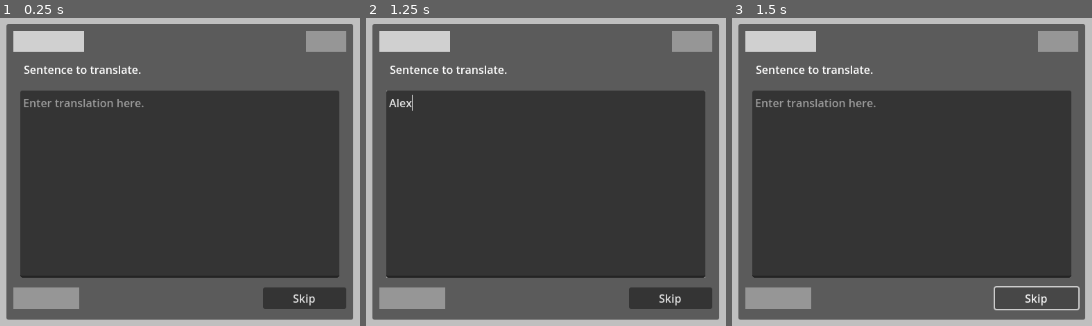
Above: before the commit, frames 1-3 (left to right).
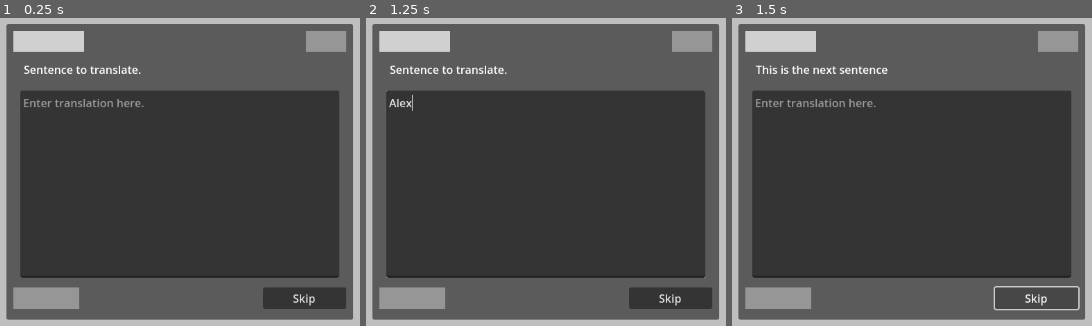
Above: after the commit, the same moments.

Repository: Zombeescott/Sentencevist
Game: Godot game, scene res://translation_page.tscn
Two runs of this game, one before a commit and one after it. Both use one fixed random seed, a clock stepped at 60 frames per second and the inputs below. The project has no main scene, so this scene is started directly.
Inputs (mouse positions are in pixels of both pictures, inside the frame that each line leads up to):
- Up to frame 1 (0.25 s): no input
- Up to frame 2 (1.25 s): click (546, 184) at 0.52 s; type "Alex" at 0.6 s
- Up to frame 3 (1.5 s): click "Skip" at 1.25 s

Frames 1-2 are identical in both runs. In frame 3, 0.6% of the frame differs, in the area x 6-44%, y 15-19%.

Commit message:
deleted something on accident

Diff:
--- a/translation_page.gd
+++ b/translation_page.gd
@@ -86,6 +86,7 @@
 func clean_display() -> void:
 	wrong_state = false
 	correct_state = false
+	native_sentence.text = current_native
 	text_block.clear()
 	text_block.modulate = Color.WHITE
 
